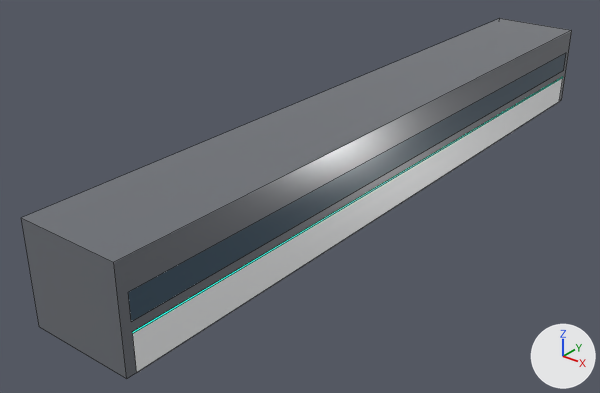
Before and after pictures for a commit that changed the FBX model unity/Assets/Models/Props/387_far.fbx.
Both versions are drawn from a camera (50 mm lens) standing at (14.5, -22.1, 12.8) and looking at (-1.4, -2.2, 0.4). The axes (+X, +Y, +Z) are drawn at lower right. The lights are the same throughout. The picture after the commit comes second. Mesh edges are drawn as thin lines. Where no turn or scale is listed for an object, it has been applied to the vertices. Vertices at exactly the same position are counted once.

The scene before the commit, as lines of its bpy script (objects in view):
```python
me_387_far = bpy.data.meshes.new('387_far')
me_387_far.from_pydata(...)  # 28 vertices, 11 faces; spans x -1.7..1.7, y -12.5..12.5, z 0.5..3.6
# faces by material slot: [5, 2, 2, 2]
me_387_far.materials.append(mat_prop_hsgraphite)  # grey #6c6f76
me_387_far.materials.append(mat_prop_glass)  # dark blue #3c5263
me_387_far.materials.append(mat_prop_shinkwhite)  # white #f3f5f6
me_387_far.materials.append(mat_prop_hsemerald)  # cyan #00c4aa, glowing cyan #00edc4
# before: 12 (-1.7, -12.2, 0.5), 13 (-1.7, 12.2, 0.5), 14 (-1.7, 12.2, 1.6), 15 (-1.7, -12.2, 1.6), 16 (-1.7, 12.2, 1.7)
# before: 17 (-1.7, -12.2, 1.7), 22 (1.7, -12.2, 0.5) at pixel (136, 372), 23 (1.7, 12.2, 0.5) at pixel (559, 101), 24 (1.7, 12.2, 1.6) at pixel (562, 77), 25 (1.7, -12.2, 1.6) at pixel (132, 333)
# before: 26 (1.7, 12.2, 1.7) at pixel (562, 76), 27 (1.7, -12.2, 1.7) at pixel (132, 331)
ob_387_far = bpy.data.objects.new('387_far', me_387_far)
ob_387_far.location = (0.0, 0.0, 0.0)
```
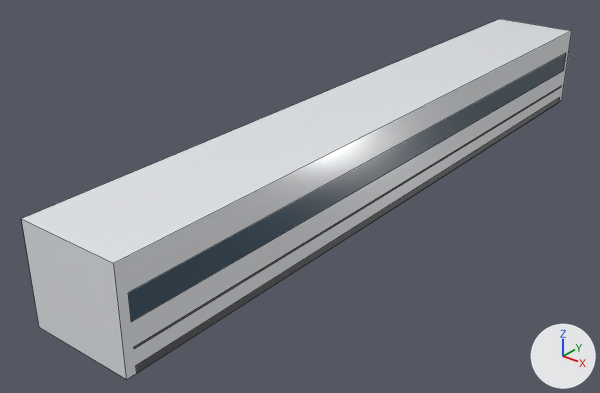
Changed parts and their boxes [x1, y1, x2, y2] in the pictures (600 x 393 px; the box of a moved part takes in the faces that stretch with it):
'387_far', reshaped
    before: [21, 19, 572, 379]
    after: [22, 19, 572, 379]
part 1 of me_387_far, moved or reshaped
    before: [132, 77, 563, 372]
    after: [134, 86, 561, 373]
part 2 of me_387_far, recoloured
    both: [22, 19, 572, 379]

The change, as a list of edits to the scene's bpy script:
```text
Add mat_prop_hspearl:
    mat_prop_hspearl = principled_material('PROP_HsPearl')
    mat_prop_hspearl.base_color = (0.8, 0.82, 0.85)  # white #e7eaed
    mat_prop_hspearl.roughness = 0.16
Add mat_prop_trim:
    mat_prop_trim = principled_material('PROP_Trim')
    mat_prop_trim.base_color = (0.075, 0.075, 0.085)  # dark grey #4d4d52
    mat_prop_trim.roughness = 0.55
Change me_387_far:
    used by ob_387_far; location = (0.0, 0.0, 0.0)
    verts and faces of me_387_far; kept vertices keep their numbers, new ones are numbered from 28
    remove me_387_far.from_pydata(...)  # 28 vertices, 11 faces; spans x -1.7..1.7, y -12.5..12.5, z 0.5..3.6
    add me_387_far.from_pydata(...)  # 32 vertices, 11 faces; spans x -1.7..1.7, y -12.5..12.5, z 0.5..3.6
    me_387_far part 1
    add delete_vertices([*range(14, 18), *range(24, 28)])  # with the faces that use them
    add for new, old in zip([*range(28, 32)], [12, 13, 22, 23]): verts[new] = verts[old] + (0.0, 0.0, 0.2)
    add verts[32] = (-1.7, -12.2, 1.2)
    add verts[33] = (-1.7, 12.2, 1.2)
    add verts[34] = (-1.7, 12.2, 1.2)
    add verts[35] = (-1.7, -12.2, 1.3)
    add verts[36] = (1.7, -12.2, 1.2)  # pixel (134, 348)
    add verts[37] = (1.7, 12.2, 1.2)  # pixel (561, 86)
    add verts[38] = (1.7, 12.2, 1.2)  # pixel (561, 85)
    add verts[39] = (1.7, -12.2, 1.3)  # pixel (133, 347)
    add faces += [(12, 28, 29, 13), (32, 35, 34, 33), (22, 23, 31, 30), (36, 37, 38, 39)]  # mat_prop_trim (dark grey #4d4d52)
    me_387_far part 2: 5 faces spanning x -1.7..1.7, y -12.5..12.5, z 0.5..3.6 switch from mat_prop_hsgraphite (grey #6c6f76) to mat_prop_hspearl (white #e7eaed)
    remove me_387_far.materials.append(mat_prop_shinkwhite)  # white #f3f5f6
    remove me_387_far.materials.append(mat_prop_hsemerald)  # cyan #00c4aa, glowing cyan #00edc4
    add me_387_far.materials.append(mat_prop_trim)  # dark grey #4d4d52
```
